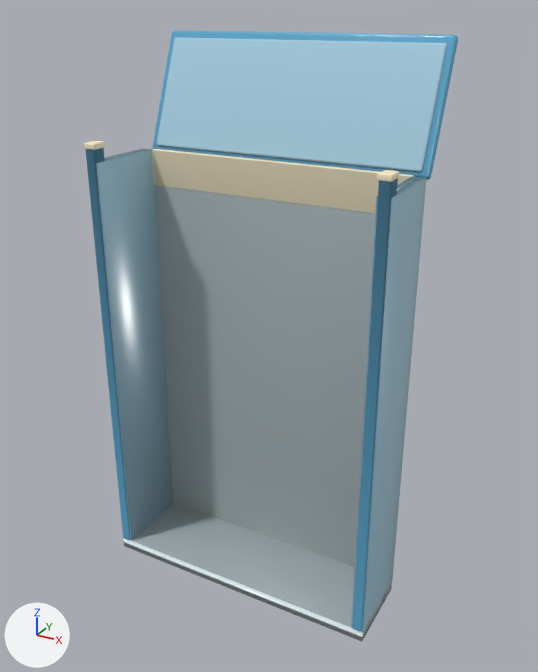
The glTF model play/labs/snack-drop/assets/models/containers/container_icecooler.glb, before and after one commit.
Rendered twice from a 50 mm lens placed at (8.11, -13.82, 13.54), pointed at (0.05, 0.82, 6.22). The axes (+X, +Y, +Z) are drawn at lower left. The lights are the same throughout. The picture after the commit comes second. Where no turn or scale is listed for an object, it has been applied to the vertices. Vertices at exactly the same position are counted once.

Names of what the first picture shows: 'Back liner', 'Continuous floor', 'Flat inner wall', 'Flat inner wall.001', 'Hinged cooler lid', 'Rounded exterior stile', 'Rounded exterior stile.001'.
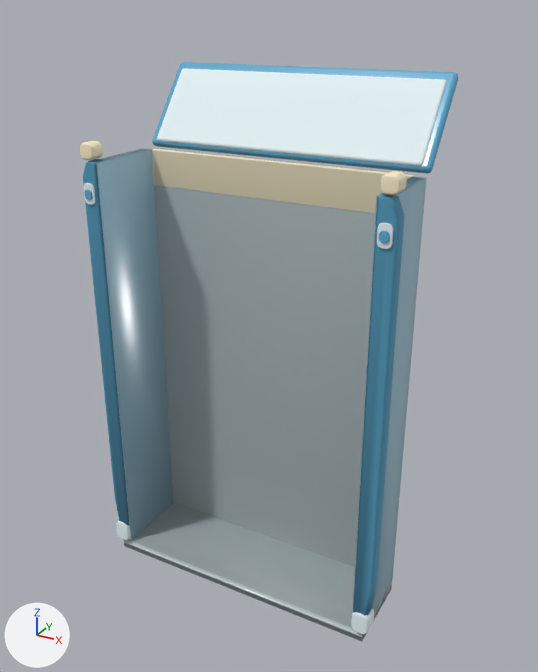
The edits, one by one:
me_cube_009 is used by ob_hinged_cooler_lid; location (0.0, 1.94, 11.66).
me_cube_009 had 102 vertices, 196 faces and spanned x -3.57..3.57, y -0.63..0.62, z -1.39..1.39.
me_cube_009 now has 100 vertices, 192 faces and spans x -3.57..3.57, y -0.79..0.78, z -0.96..0.96.
me_cube_009 part 1: the loose piece of 56 vertices spanning x -3.57..3.57, y -0.62..0.62, z -1.39..1.39 is rebuilt with 56 vertices and now spans x -3.57..3.57, y -0.78..0.78, z -0.96..0.96.
me_cube_009 part 2: the loose piece of 46 vertices spanning x -3.4..3.4, y -0.63..0.43, z -1.24..1.24 is rebuilt with 44 vertices and now spans x -3.39..3.39, y -0.79..0.51, z -0.8..0.82.
Mesh me_outer_corner_moulding_001 is new.
It has 260 vertices, 500 faces and spans x 3.31..3.77, y -1.13..-0.66, z 0.0..10.82.
Faces by material slot: [392, 108].
It uses material mat_hand_finished_details.
It uses material mat_trim.
Mesh me_outer_corner_moulding is new.
It has 260 vertices, 500 faces and spans x -3.77..-3.31, y -1.13..-0.66, z 0.0..10.82.
Faces by material slot: [392, 108].
It uses material mat_hand_finished_details.
It uses material mat_trim.
Object 'Rounded exterior stile' (ob_rounded_exterior_stile) is deleted.
Object 'Rounded exterior stile.001' (ob_rounded_exterior_stile_001) is deleted.
Object 'Hinged cooler lid' (ob_hinged_cooler_lid) moves from (0.0, 1.94, 11.66) to (0.0, 2.1, 11.35).
Object 'Outer corner moulding.001' (ob_outer_corner_moulding_001) is new; it shows me_outer_corner_moulding_001.
Its location is (0.0, 0.0, 0.0).
Object 'Outer corner moulding' (ob_outer_corner_moulding) is new; it shows me_outer_corner_moulding.
Its location is (0.0, 0.0, 0.0).

Where the change shows, as pixel boxes [x1, y1, x2, y2] in the pictures (538 x 672 px):
'Hinged cooler lid', reshaped, moved (25% shorter)
    before: [152, 30, 458, 180]
    after: [152, 62, 458, 174]
'Outer corner moulding.001', added (blue)
    after: [351, 171, 407, 634]
    faces in mat_hand_finished_details: [351, 193, 404, 634]
    faces in mat_trim: [380, 171, 407, 195]
'Rounded exterior stile.001', deleted (blue)
    before: [353, 170, 399, 631]
    faces in mat_hand_finished_details: [353, 178, 398, 631]
    faces in mat_trim: [377, 170, 399, 182]
'Outer corner moulding', added (blue)
    after: [80, 141, 131, 540]
    faces in mat_hand_finished_details: [83, 159, 131, 540]
    faces in mat_trim: [80, 141, 103, 160]
'Rounded exterior stile', deleted (blue)
    before: [84, 141, 131, 540]
    faces in mat_hand_finished_details: [86, 148, 131, 540]
    faces in mat_trim: [84, 141, 105, 150]
part 1 of me_cube_009, rebuilt (25% shorter)
    before: [152, 30, 458, 180]
    after: [152, 62, 458, 174]
part 2 of me_cube_009, rebuilt (27% shorter)
    before: [157, 37, 447, 172]
    after: [157, 68, 447, 166]
